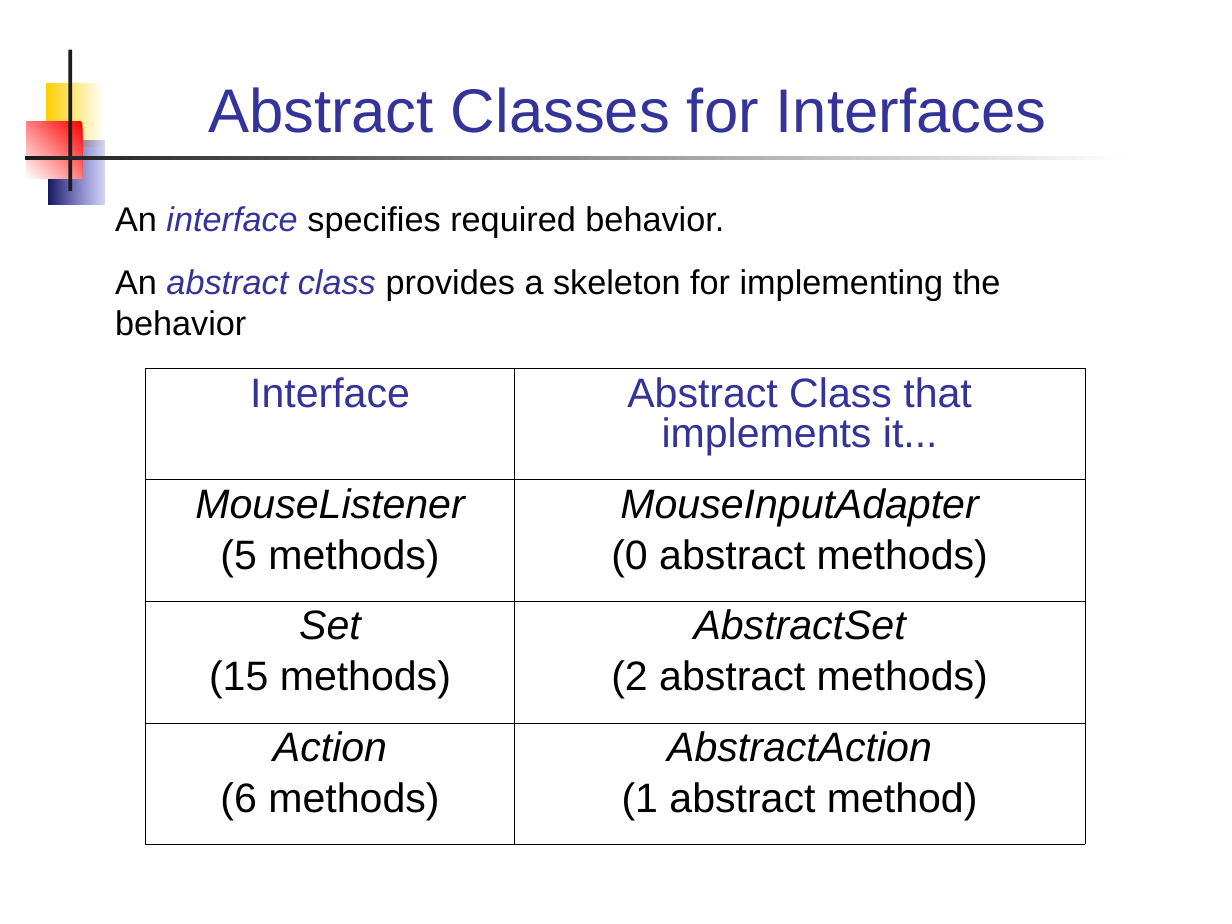
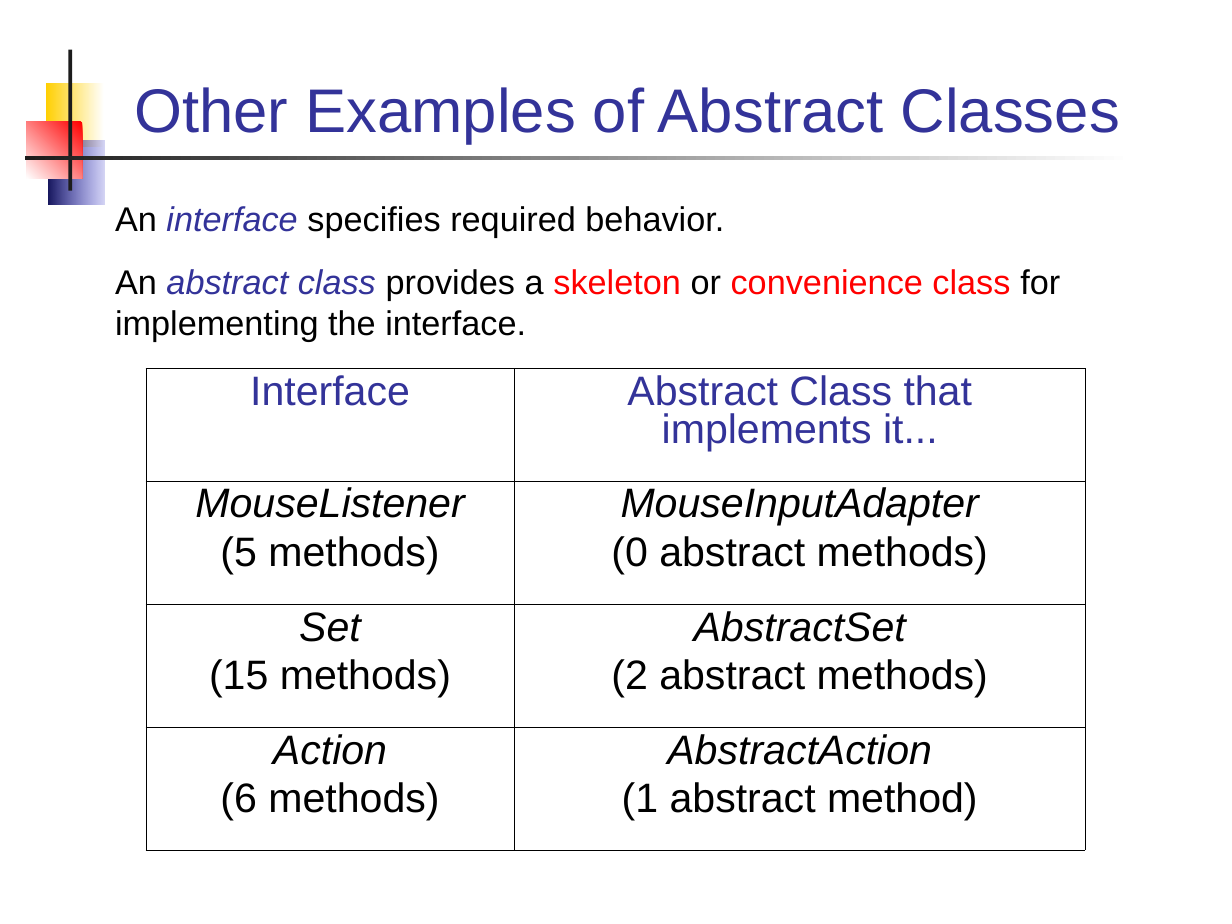
Before and after one commit to skeoop/skeoop.github.io, a slide deck: slide 13 of week4/Inheritance-3-Abstract-Class.ppt (slide 14 before the commit). Drawn at 1232x924 pixels with LibreOffice and Linux fonts; fonts in the diff are those of the drawing. Boxes give left, top, right and bottom in pixels: in the first picture for what was removed or moved away, otherwise in the second. Text is boxed around its words. In the diff, an @@ line names an element or a change of style, - is before the commit and + after.

```diff
--- a/week4/Inheritance-3-Abstract-Class.ppt
+++ b/week4/Inheritance-3-Abstract-Class.ppt
@@ title at bbox=[134, 87, 1120, 144]: text changed @@
-Abstract Classes for Interfaces
+Other Examples of Abstract Classes
@@ text at bbox=[115, 269, 1060, 341]: text changed @@
-An abstract class provides a skeleton for implementing the behavior
+An abstract class provides a skeleton or convenience class for implementing the interface.
@@ table at bbox=[145, 368, 1084, 850] @@
@@ line spacing 0.89 to 0.84 @@
@@ borders changed @@
```
Also in this commit, not shown: 5 other slides changed, 3 slides added, 6 other files.
